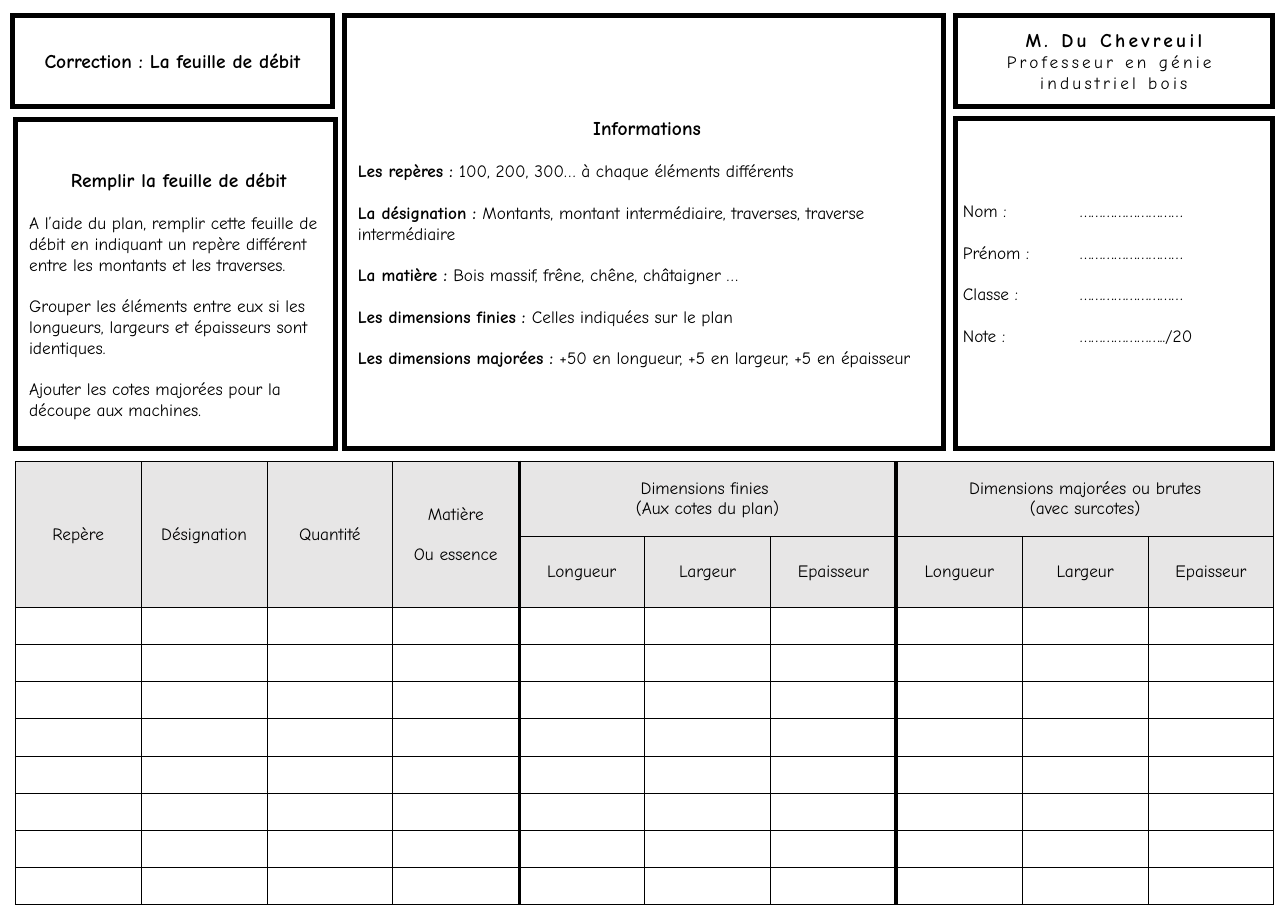
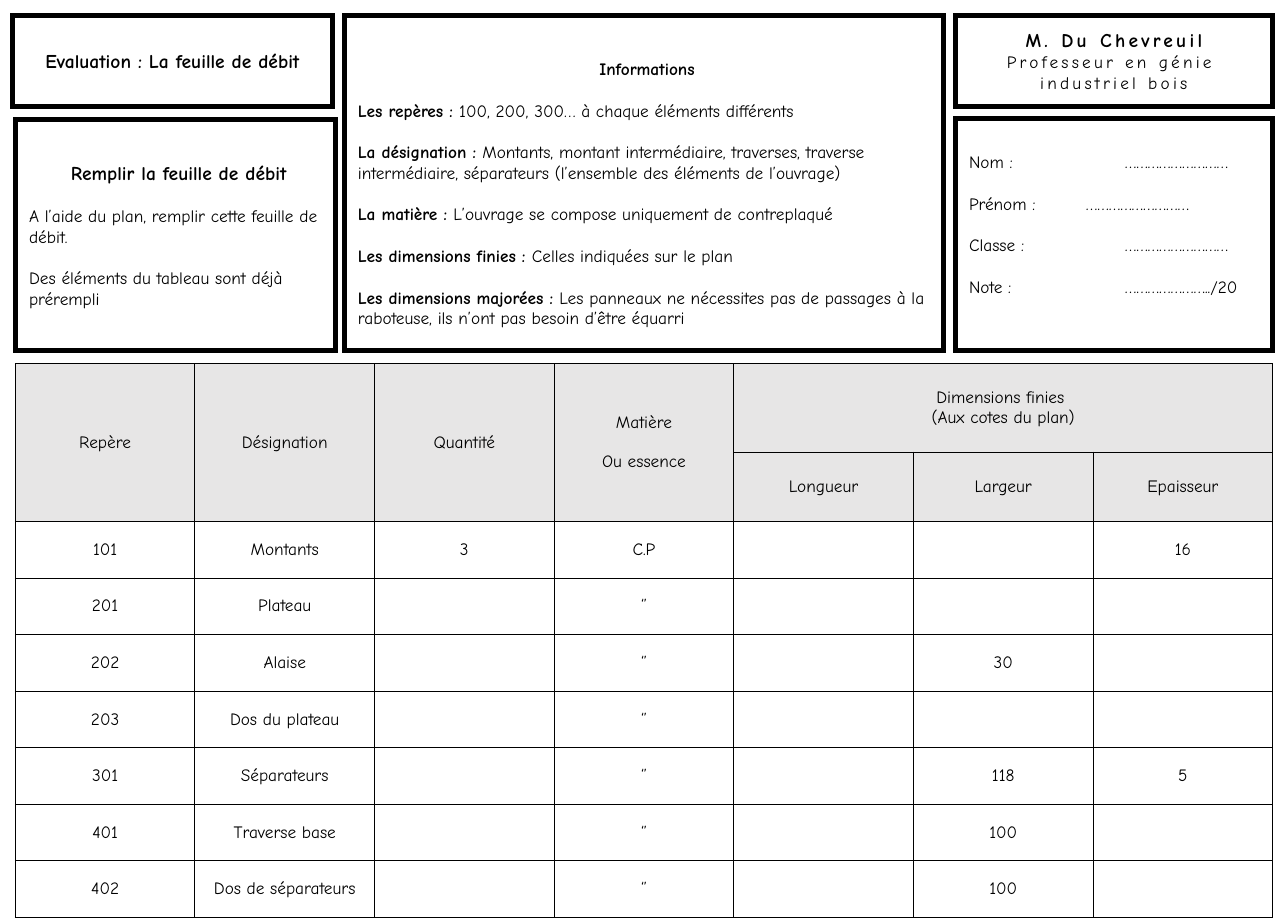
Before and after one commit to kduchevreuil/Cours-Menuiserie, a slide deck: slide 4 of Dossier Support ordi/DOSSIER Support Ordi.pptx (slide 5 before the commit). Drawn at 1288x920 pixels with LibreOffice and Linux fonts; fonts in the diff are those of the drawing. Boxes give left, top, right and bottom in pixels: in the first picture for what was removed or moved away, otherwise in the second. Text is boxed around its words. In the diff, an @@ line names an element or a change of style, - is before the commit and + after.

```diff
--- a/Dossier Support ordi/DOSSIER Support Ordi.pptx
+++ b/Dossier Support ordi/DOSSIER Support Ordi.pptx
@@ rectangle "Informations" resized from (x1=344, y1=16, x2=944, y2=449) to (x1=344, y1=16, x2=944, y2=351) @@
@@ text in rectangle at (x1=45, y1=53, x2=299, y2=69): text changed @@
-Correction : La feuille de débit
+Evaluation : La feuille de débit
@@ text in rectangle at (x1=599, y1=63, x2=694, y2=75): size 18 to 16 pt in "Informations" @@
@@ rectangle "Remplir la feuille de débit" resized from (x1=16, y1=119, x2=337, y2=449) to (x1=16, y1=119, x2=337, y2=351) @@
@@ rectangle "Nom : ………………………" resized from (x1=955, y1=118, x2=1272, y2=449) to (x1=955, y1=118, x2=1272, y2=351) @@
@@ rectangle "Nom : ………………………" at (x1=955, y1=118, x2=1272, y2=351): indent changed @@
@@ text in rectangle at (x1=358, y1=145, x2=865, y2=224): text changed @@
-La désignation : Montants, montant intermédiaire, traverses, traverse intermédiaire
-La matière : Bois massif, frêne, chêne, châtaigner …
+La désignation : Montants, montant intermédiaire, traverses, traverse intermédiaire, séparateurs (l’ensemble des éléments de l’ouvrage)
+La matière : L’ouvrage se compose uniquement de contreplaqué
@@ text in rectangle at (x1=29, y1=210, x2=317, y2=309): text changed @@
-A l’aide du plan, remplir cette feuille de débit en indiquant un repère différent entre les montants et les traverses.
-Grouper les éléments entre eux si les longueurs, largeurs et épaisseurs sont identiques.
-Ajouter les cotes majorées pour la découpe aux machines.
+A l’aide du plan, remplir cette feuille de débit.
+Des éléments du tableau sont déjà prérempli
@@ text in rectangle at (x1=358, y1=291, x2=924, y2=328): text changed @@
-Les dimensions majorées : +50 en longueur, +5 en largeur, +5 en épaisseur
+Les dimensions majorées : Les panneaux ne nécessites pas de passages à la raboteuse, ils n’ont pas besoin d’être équarri
@@ table at (x1=16, y1=364, x2=1276, y2=905) @@
-Repère | Désignation | Quantité | Matière / Ou essence | Dimensions finies / (Aux cotes du plan) |  |  | Dimensions majorées ou brutes / (avec surcotes) |  | 
- |  |  |  | Longueur | Largeur | Epaisseur | Longueur | Largeur | Epaisseur
- |  |  |  |  |  |  |  |  | 
- |  |  |  |  |  |  |  |  | 
- |  |  |  |  |  |  |  |  | 
- |  |  |  |  |  |  |  |  | 
- |  |  |  |  |  |  |  |  | 
- |  |  |  |  |  |  |  |  | 
- |  |  |  |  |  |  |  |  | 
- |  |  |  |  |  |  |  |  | 
+Repère | Désignation | Quantité | Matière / Ou essence | Dimensions finies / (Aux cotes du plan) |  | 
+ |  |  |  | Longueur | Largeur | Epaisseur
+101 | Montants | 3 | C.P |  |  | 16
+201 | Plateau |  | ‘’ |  |  | 
+202 | Alaise |  | ‘’ |  | 30 | 
+203 | Dos du plateau |  | ‘’ |  |  | 
+301 | Séparateurs |  | ‘’ |  | 118 | 5
+401 | Traverse base |  | ‘’ |  | 100 | 
+402 | Dos de séparateurs |  | ‘’ |  | 100 | 
@@ table resized from (x1=16, y1=461, x2=1278, y2=905) to (x1=16, y1=364, x2=1276, y2=905) @@
@@ line removed from (520, 461) to (520, 905) @@
@@ line removed from (896, 461) to (896, 905) @@
```
Also in this commit, not shown: 1 slide removed, 2 other files.
